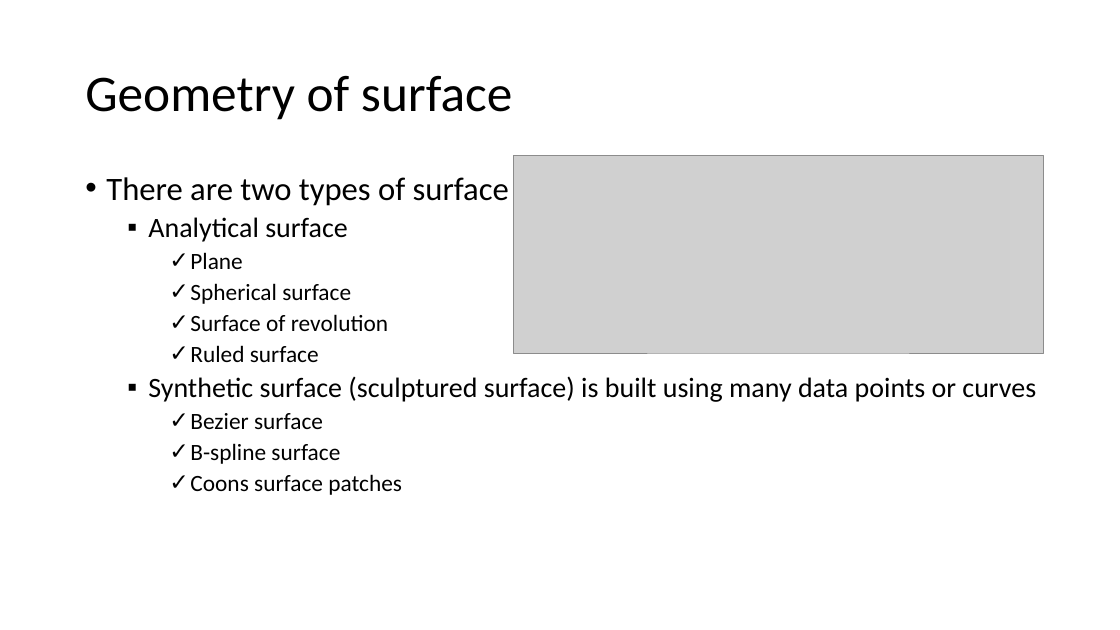
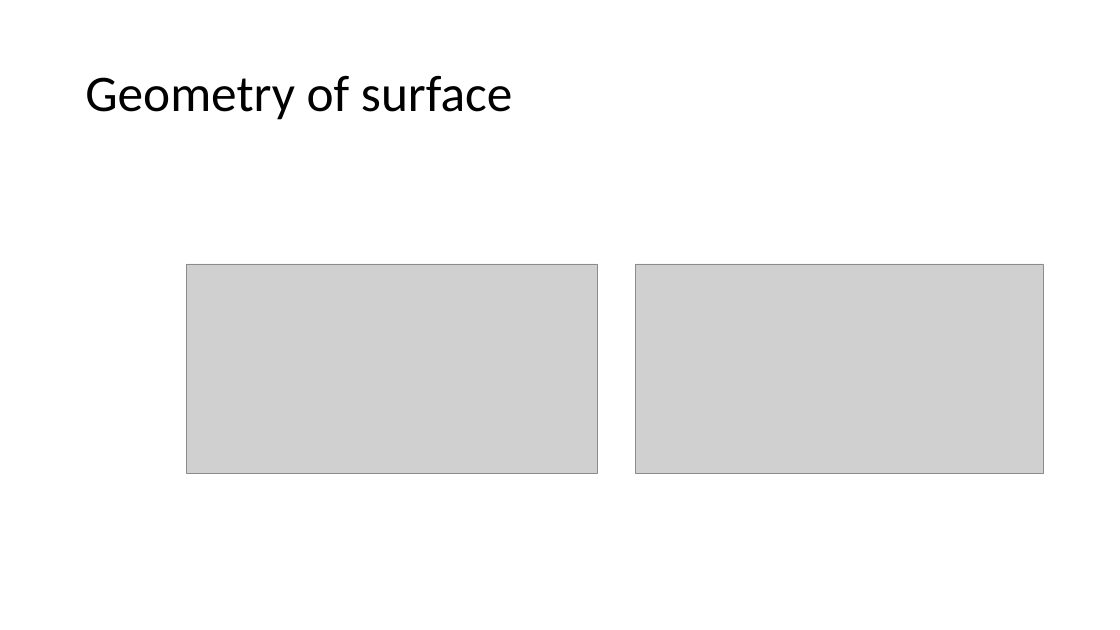
Before and after one commit to Jinny-Ching/cad_cam_course, a slide deck: slide 57 of CAD_CAM.pptx. Drawn at 1120x630 pixels with LibreOffice and Linux fonts; fonts in the diff are those of the drawing; grey boxes stand for pictures. Boxes give left, top, right and bottom in pixels: in the first picture for what was removed or moved away, otherwise in the second. Text is boxed around its words. In the diff, an @@ line names an element or a change of style, - is before the commit and + after.

Commit message:
coons surface

```diff
--- a/CAD_CAM.pptx
+++ b/CAD_CAM.pptx
@@ text removed at (106,177,1036,495) @@
-• There are two types of surface
-  ▪ Analytical surface
-    ✓ Plane
-    ✓ Spherical surface
-    ✓ Surface of revolution
-    ✓ Ruled surface
-  ▪ Synthetic surface (sculptured surface) is built using many data points or curves
-    ✓ Bezier surface
-    ✓ B-spline surface
-    ✓ Coons surface patches
@@ picture removed at (513,155,1044,353) @@
@@ picture added at (187,264,597,473) @@
@@ picture added at (636,264,1044,473) @@
```
Also in this commit, not shown: 1 other slide changed, 3 slides added.
